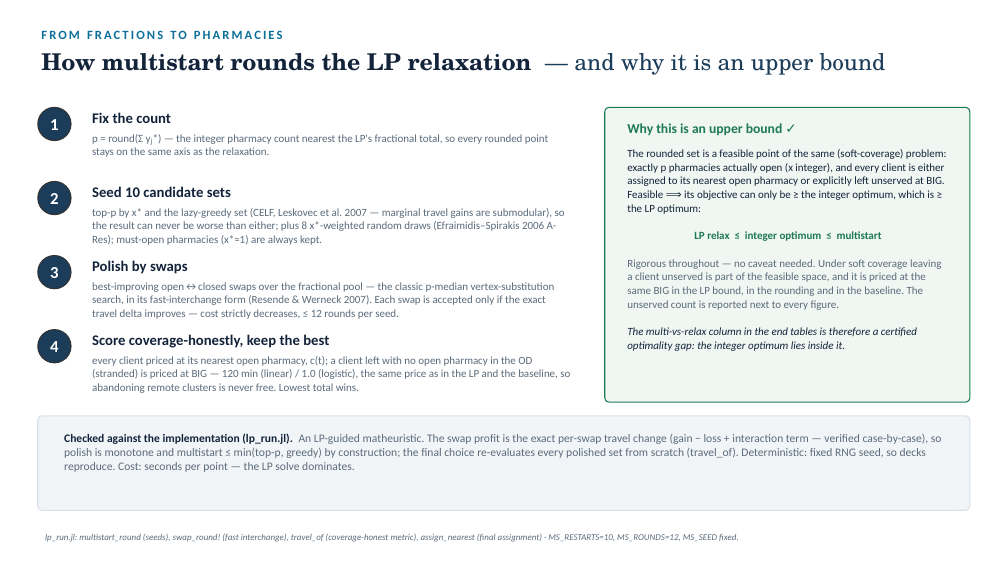
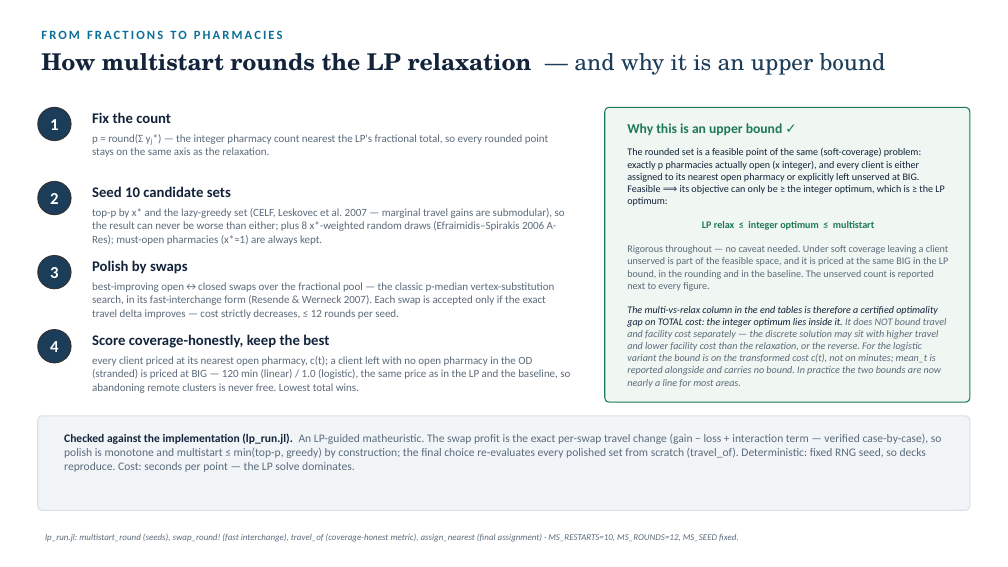
Before and after one commit to ObjectVision/NetworkModel_EU, a slide deck: slide 7 of doc/lambda_sweep5.pptx. Drawn at 1008x567 pixels with LibreOffice and Linux fonts; fonts in the diff are those of the drawing. Boxes give left, top, right and bottom in pixels: in the first picture for what was removed or moved away, otherwise in the second. Text is boxed around its words. In the diff, an @@ line names an element or a change of style, - is before the commit and + after.

```diff
--- a/doc/lambda_sweep5.pptx
+++ b/doc/lambda_sweep5.pptx
@@ text at (x1=627, y1=148, x2=948, y2=291): size 10.5 to 9.6 pt in "The rounded set is a feasible point ...", "LP relax ≤ integer optimum ≤ multistart", "Rigorous throughout — no caveat needed. Under ..."; line spacing 1.04 to 1 @@
@@ text at (x1=627, y1=306, x2=947, y2=388): text changed; size 10.5 to 9.6 pt; text colour #12233A to #5B6B7B @@
-The multi-vs-relax column in the end tables is therefore a certified optimality gap: the integer optimum lies inside it.
+The multi-vs-relax column in the end tables is therefore a certified optimality gap on TOTAL cost: the integer optimum lies inside it. It does NOT bound travel and facility cost separately — the discrete solution may sit with higher travel and lower facility cost than the relaxation, or the reverse. For the logistic variant the bound is on the transformed cost c(t), not on minutes; mean_t is reported alongside and carries no bound. In practice the two bounds are now nearly a line for most areas.
```
Also in this commit, not shown: 1 other slide changed, 2 other files.
